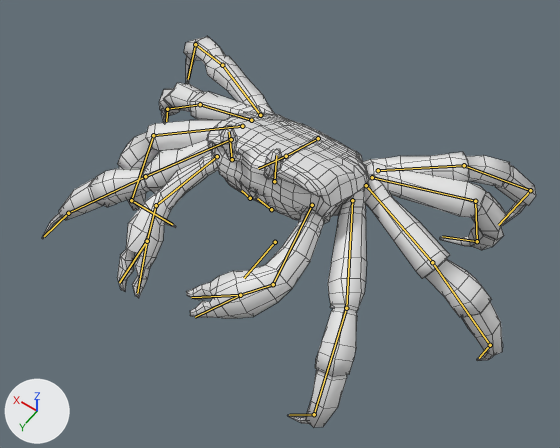
Before and after pictures for a commit that changed the Blender file Crab.blend.
The view is the same before and after, from a camera (50 mm lens) standing at (-2.38, 2.84, 5.42) and looking at (-0.25, -0.14, 0.73). Lighting does not change. The marker at lower left points along +X, +Y and +Z. Both versions are drawn at frame 20 of the action 'Walk Cycle Left'; the numbers are the values there. The bones that bend it are drawn over the model as lines. Mesh edges are drawn as thin lines.

Names of what the first picture shows: 'Crab'.
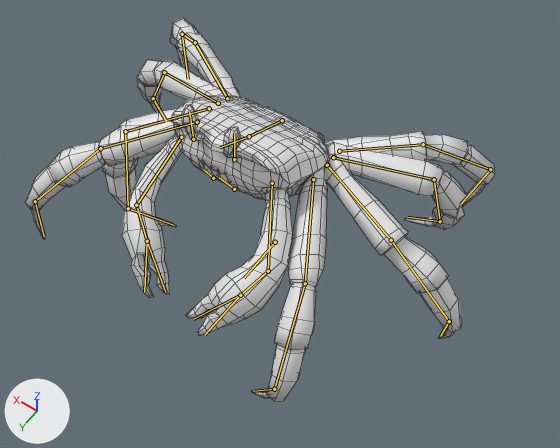
Commit message: trying to fix walks

What the commit changed:
Bone 'Ik.Ctrl.L.Leg.1' (bone_ik_ctrl_l_leg_1) moves from (0.42, -1.17, -0.35) to (0.42, -1.51, -0.35).
Bone 'Ik.Ctrl.L.Leg.2' (bone_ik_ctrl_l_leg_2) moves from (-0.29, -0.25, -0.26) to (-0.29, -0.59, -0.26).
Bone 'Ik.Ctrl.L.Leg.3' (bone_ik_ctrl_l_leg_3) moves from (-0.38, -0.91, 0.09) to (-0.38, -1.24, 0.09).
Bone 'Ik.Ctrl.L.Leg.4' (bone_ik_ctrl_l_leg_4) moves from (-0.07, -0.19, 0.47) to (-0.07, -0.53, 0.47).
Bone 'Spine' (bone_spine) moves from (-0.17, 0.08, 0.21) to (0.17, 0.08, 0.21).

Changed parts and their boxes [x1, y1, x2, y2] in the pictures (560 x 448 px):
'Crab', posed
    before: [42, 36, 536, 428]
    after: [26, 18, 495, 401]
bone 'Spine', root to tip
    before: (318, 138) to (286, 156)
    after: (282, 120) to (249, 136)
